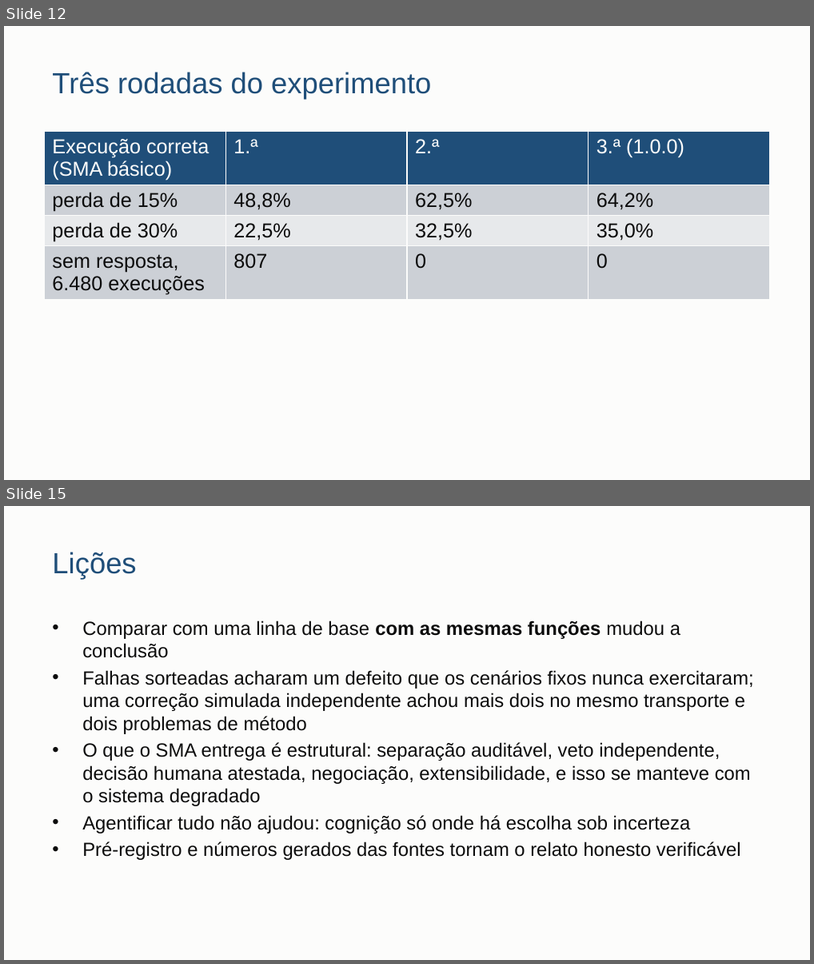
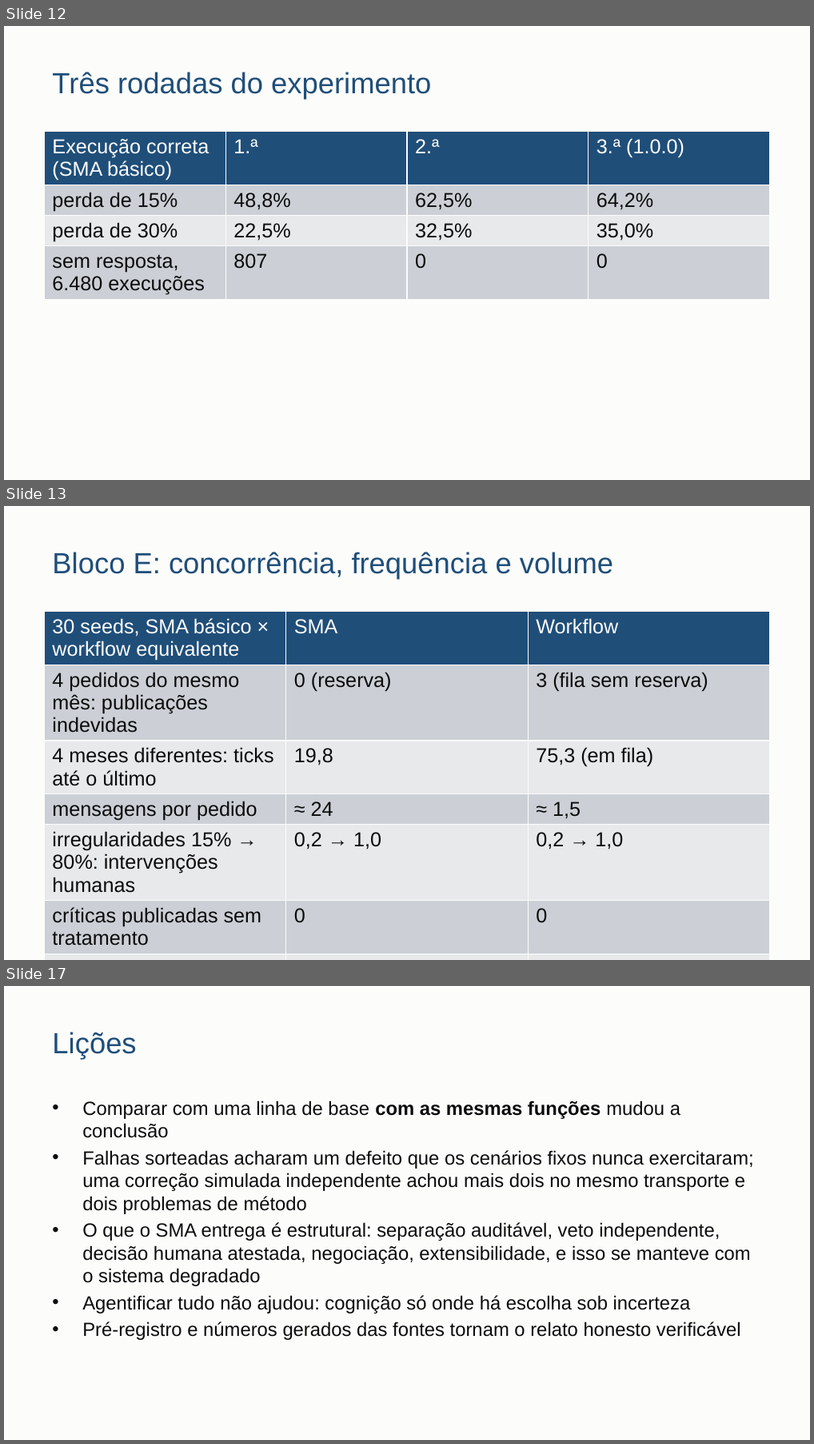
Before and after one commit to danrley-ribeiro/fin-dept-multiagents-project, a slide deck: entregas/dsm4/apresentacao/DSM4-apresentacao.pptx. Shown one above the other, each under a label of ours: slides 12 and 15 before the commit, slides 12, 13 and 17 after it; the slides between them are not shown. The pictures are 814x964 and 814x1444 pixels, drawn with LibreOffice and Linux fonts; fonts in the diff are those of the drawing. Boxes give left, top, right and bottom in pixels: in the first picture for what was removed or moved away, otherwise in the second. Text is boxed around its words. In the diff, an @@ line names an element or a change of style, - is before the commit and + after.

```diff
--- a/entregas/dsm4/apresentacao/DSM4-apresentacao.pptx
+++ b/entregas/dsm4/apresentacao/DSM4-apresentacao.pptx
@@ slide 13 added at (4, 506, 810, 960), background #FCFCFB @@
@@ title added at (52, 552, 614, 580), 26 pt, text #1F4E79 @@
+Bloco E: concorrência, frequência e volume
@@ table added at (44, 612, 770, 948), 7 rows, 3 columns @@
+30 seeds, SMA básico × workflow equivalente | SMA | Workflow
+4 pedidos do mesmo mês: publicações indevidas | 0 (reserva) | 3 (fila sem reserva)
+4 meses diferentes: ticks até o último | 19,8 | 75,3 (em fila)
+mensagens por pedido | ≈ 24 | ≈ 1,5
+irregularidades 15% → 80%: intervenções humanas | 0,2 → 1,0 | 0,2 → 1,0
+críticas publicadas sem tratamento | 0 | 0
+12 → 400 lançamentos: tempo de parede | 0,037 → 0,097 s | 0,004 → 0,007 s
@@ what was slide 15 is now slide 17 @@
```
Also in this commit, not shown: 3 slides changed, 1 other slide added, 8 other files.
